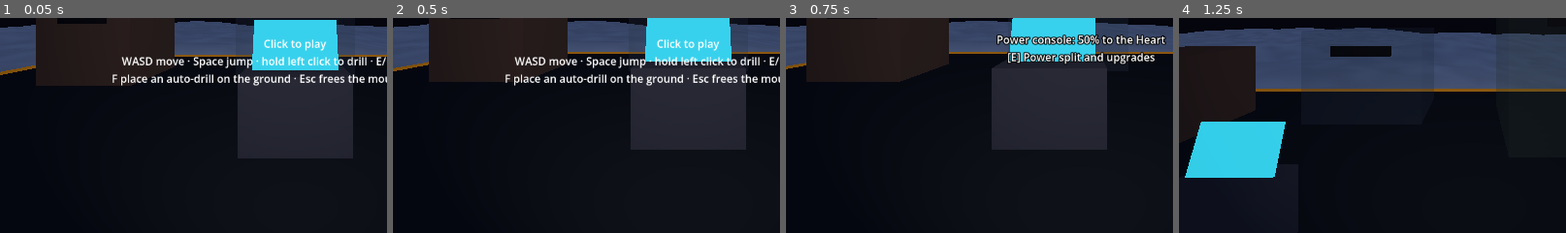
Above: before the commit, frames 1-4 (left to right).
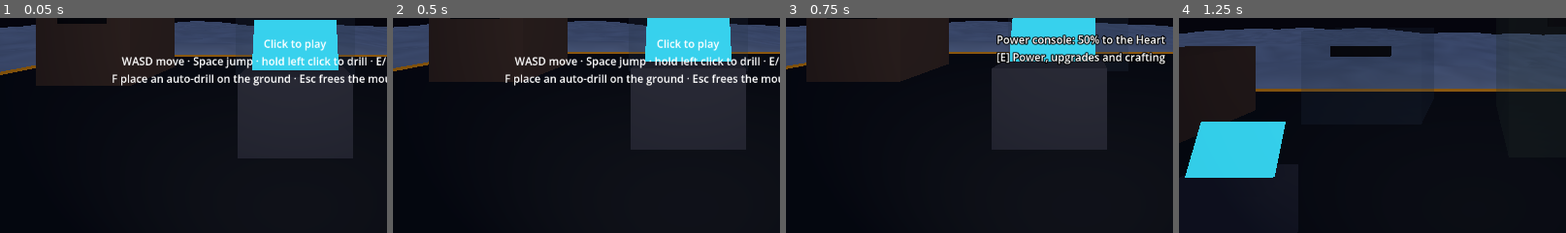
Above: after the commit, the same moments.

Repository: SneakKestrel16/Mininginc
Game: Godot game, scene res://src/main.tscn
The game is run twice, just before and just after one commit, with the same random seed, the same clock (stepped at 60 frames per second) and the same inputs.
Inputs (mouse positions are % of the whole screen's width and height, from its top left):
- Up to frame 1 (0.05 s): no input
- Up to frame 2 (0.5 s): no input
- Up to frame 3 (0.75 s): tap Enter at 0.5 s; move the mouse to (72, 44) at 0.52 s; hold D from 0.53 s (still down); tap E at 0.6 s; click (72, 44) at 0.67 s
- Up to frame 4 (1.25 s): keep holding D; tap Space at 0.77 s
The pictures show only the part of the screen within x 12-62%, y 50-100%; the shares and areas given below are measured in that part.

Frames 1-2 are identical in both runs. In frame 3, 1.5% of the frame differs, in the area x 54-98%, y 15-22%; in frame 4, nothing differs.

Commit message:
feat: story 032 crafting at the power console (heartwake/story-032)
data/recipes.json: iron plate (2 iron), copper wire (1 copper -> 2), glass
(2 quartz), circuit (2 wire, 1 glass, 1 gold). Parts share the mine's
inventory with ore, so saves, costs, the HUD and the dev menu treat them
alike. The console overlay gains a Crafting column with x1 and x5
buttons. Crafting.make_for crafts a whole chain for a cost; the pacing
simulator will use it (story 033).

Diff:
--- /dev/null
+++ b/data/recipes.json
@@ -0,0 +1,8 @@
+{
+	"recipes": [
+		{ "id": "iron_plate", "name": "Iron plate", "inputs": { "iron": 2 }, "output": 1 },
+		{ "id": "wire", "name": "Copper wire", "inputs": { "copper": 1 }, "output": 2 },
+		{ "id": "glass", "name": "Glass", "inputs": { "quartz": 2 }, "output": 1 },
+		{ "id": "circuit", "name": "Circuit", "inputs": { "wire": 2, "glass": 1, "gold": 1 }, "output": 1 }
+	]
+}
--- /dev/null
+++ b/src/economy/crafting.gd
@@ -0,0 +1,65 @@
+## Crafting at the power console (brief: Milestone 8 item 37): recipes turn ore into parts.
+## Parts live in the mine's inventory beside ore, so every cost in the game can name them.
+## Pure logic over that inventory.
+class_name Crafting
+extends RefCounted
+
+## Recipe entries from data/recipes.json: id, name, inputs (item to amount), output.
+var recipes: Array
+
+
+func _init(recipe_list: Array) -> void:
+	recipes = recipe_list
+
+
+## The recipe that makes [param id], or an empty Dictionary.
+func find(id: String) -> Dictionary:
+	for recipe in recipes:
+		if recipe["id"] == id:
+			return recipe
+	return {}
+
+
+## True when [param ores] hold the inputs for [param times] runs of recipe [param id].
+func can_make(id: String, ores: Dictionary, times: int = 1) -> bool:
+	var recipe := find(id)
+	if recipe.is_empty():
+		return false
+	for input in recipe["inputs"]:
+		if ores.get(input, 0) < recipe["inputs"][input] * times:
+			return false
+	return true
+
+
+## Runs recipe [param id] [param times] times from [param mine]'s inventory. Returns false,
+## taking nothing, when the inputs are short.
+func make(id: String, mine: Mine, times: int = 1) -> bool:
+	if not can_make(id, mine.ores, times):
+		return false
+	var recipe := find(id)
+	for input in recipe["inputs"]:
+		mine.take(input, recipe["inputs"][input] * times)
+	mine.ores[id] = mine.ores.get(id, 0) + int(recipe["output"]) * times
+	mine.changed.emit()
+	return true
+
+
+## Crafts whatever parts [param cost] lacks, recipes inside recipes included, if the ore
+## allows. Returns true when [param mine] then covers [param cost]. The pacing simulator
+## uses it to play a player who crafts what the next purchase needs.
+func make_for(cost: Dictionary, mine: Mine) -> bool:
+	for item in cost:
+		var short: int = cost[item] - mine.ores.get(item, 0)
+		var recipe := find(item)
+		if short <= 0 or recipe.is_empty():
+			continue
+		var times := ceili(short / float(recipe["output"]))
+		var inputs := {}
+		for input in recipe["inputs"]:
+			inputs[input] = recipe["inputs"][input] * times
+		if make_for(inputs, mine):
+			make(item, mine, times)
+	for item in cost:
+		if mine.ores.get(item, 0) < cost[item]:
+			return false
+	return true
--- a/src/economy/economy.gd
+++ b/src/economy/economy.gd
@@ -10,6 +10,7 @@
 const CONFIG_PATH := "res://data/economy.json"
 const STAGES_PATH := "res://data/heart_stages.json"
 const UPGRADES_PATH := "res://data/upgrades.json"
+const RECIPES_PATH := "res://data/recipes.json"
 
 ## The mine the drills dig and the furnace's coal comes from.
 @export var mine: Mine
@@ -43,6 +44,9 @@
 
 ## Upgrade levels bought with ore at the power console.
 var upgrades: Upgrades
+
+## Recipes that turn ore into parts at the power console.
+var crafting: Crafting
 
 ## Points earned by launching the Heart off earlier moons; kept across resets by SaveGame.
 var resonance: int = 0
@@ -79,13 +83,19 @@
 			"reactor_waste_per_uranium", "resonance_power_bonus"])
 	var stage_config := _load_json(STAGES_PATH, ["stages"])
 	var upgrade_config := _load_json(UPGRADES_PATH, ["upgrades"])
-	if config.is_empty() or stage_config.is_empty() or upgrade_config.is_empty() or not _valid_stages(stage_config["stages"]):
+	var recipe_config := _load_json(RECIPES_PATH, ["recipes"])
+	if config.is_empty() or stage_config.is_empty() or upgrade_config.is_empty() or recipe_config.is_empty() 			or not _valid_stages(stage_config["stages"]):
 		set_process(false)
 		return
 	_tick_seconds = config["tick_seconds"]
 	split = PowerSplit.new(config["heart_share_default"])
 	heart = Heart.new(stage_config["stages"])
 	upgrades = Upgrades.new(upgrade_config["upgrades"])
+	crafting = Crafting.new(recipe_config["recipes"])
+	# Parts share the inventory with ore, so saves, costs and the HUD treat them alike.
+	for recipe in crafting.recipes:
+		if not mine.ores.has(recipe["id"]):
+			mine.ores[recipe["id"]] = 0
 	furnace = Furnace.new(
 		config["furnace_fuel_capacity"],
 		config["furnace_burn_seconds_per_coal"],
--- a/src/machines/console.gd
+++ b/src/machines/console.gd
@@ -30,7 +30,7 @@
 
 ## What the player sees while looking at the console.
 func prompt() -> String:
-	return "Power console: %.0f%% to the Heart\n[E] Power split and upgrades" % (economy.split.heart_share * 100.0)
+	return "Power console: %.0f%% to the Heart\n[E] Power, upgrades and crafting" % (economy.split.heart_share * 100.0)
 
 
 ## E: open the slider.
--- a/src/main.tscn
+++ b/src/main.tscn
@@ -17,6 +17,7 @@
 [ext_resource type="Script" path="res://src/ui/upgrade_panel.gd" id="19_upgrades"]
 [ext_resource type="Script" path="res://src/ui/ending.gd" id="20_ending"]
 [ext_resource type="Script" path="res://src/dev/live_reload.gd" id="21_reload"]
+[ext_resource type="Script" path="res://src/ui/crafting_panel.gd" id="22_crafting"]
 
 [sub_resource type="Environment" id="Env"]
 background_mode = 1
@@ -148,6 +149,12 @@
 script = ExtResource("19_upgrades")
 economy = NodePath("../../../../../Economy")
 
+[node name="CraftingPanel" type="PanelContainer" parent="Overlay/Center/Columns" node_paths=PackedStringArray("economy")]
+layout_mode = 2
+size_flags_vertical = 4
+script = ExtResource("22_crafting")
+economy = NodePath("../../../../Economy")
+
 [node name="DevMenu" type="CanvasLayer" parent="." node_paths=PackedStringArray("economy", "player", "heart")]
 script = ExtResource("18_dev")
 economy = NodePath("../Economy")
--- /dev/null
+++ b/src/ui/crafting_panel.gd
@@ -0,0 +1,60 @@
+## The crafting panel in the power console's overlay (brief: Milestone 8 item 37): one row
+## per recipe with what it takes and makes, and buttons to craft one or five. Built in code
+## from data/recipes.json, so a new recipe needs no scene edit.
+class_name CraftingPanel
+extends PanelContainer
+
+## The economy whose recipes this panel runs.
+@export var economy: Economy
+
+var _rows: Dictionary = {}
+
+
+func _ready() -> void:
+	custom_minimum_size.x = 420
+	var margin := MarginContainer.new()
+	for side in ["left", "top", "right", "bottom"]:
+		margin.add_theme_constant_override("margin_" + side, 16)
+	add_child(margin)
+	var list := VBoxContainer.new()
+	list.add_theme_constant_override("separation", 10)
+	margin.add_child(list)
+	var title := Label.new()
+	title.text = "Crafting"
+	list.add_child(title)
+	for recipe in economy.crafting.recipes:
+		var row := HBoxContainer.new()
+		row.add_theme_constant_override("separation", 8)
+		list.add_child(row)
+		var info := Label.new()
+		info.size_flags_horizontal = Control.SIZE_EXPAND_FILL
+		row.add_child(info)
+		var buttons := []
+		for times in [1, 5]:
+			var craft := Button.new()
+			craft.text = "x%d" % times
+			craft.custom_minimum_size.x = 48
+			craft.pressed.connect(_craft.bind(recipe["id"], times))
+			row.add_child(craft)
+			buttons.append(craft)
+		_rows[recipe["id"]] = [info, buttons]
+	economy.mine.changed.connect(_refresh)
+	visibility_changed.connect(_refresh)
+	_refresh()
+
+
+func _craft(id: String, times: int) -> void:
+	economy.crafting.make(id, economy.mine, times)
+	_refresh()
+
+
+func _refresh() -> void:
+	var ores := economy.mine.ores
+	for recipe in economy.crafting.recipes:
+		var id: String = recipe["id"]
+		var parts := PackedStringArray()
+		for input in recipe["inputs"]:
+			parts.append("%d %s" % [recipe["inputs"][input], input.replace("_", " ")])
+		_rows[id][0].text = "%s  (have %d)\n%s -> %d" % [recipe["name"], ores.get(id, 0), ", ".join(parts), recipe["output"]]
+		_rows[id][1][0].disabled = not economy.crafting.can_make(id, ores, 1)
+		_rows[id][1][1].disabled = not economy.crafting.can_make(id, ores, 5)
--- /dev/null
+++ b/tests/unit/heartwake/crafting_check.gd
@@ -0,0 +1,48 @@
+## Self-check for crafting until /test-setup installs gdUnit4.
+## Run: <godot> --headless --path . -s res://tests/unit/heartwake/crafting_check.gd
+## Exits 0 when every check passes, 1 on the first failure.
+extends SceneTree
+
+
+func _initialize() -> void:
+	var failures := 0
+	var mine := Mine.new()
+	var economy := Economy.new()
+	economy.mine = mine
+	root.add_child(mine)
+	root.add_child(economy)
+	await process_frame  # _ready runs on the next frame
+	economy.set_process(false)
+	var crafting := economy.crafting
+	var ores := mine.ores
+
+	failures += _check(ores.has("iron_plate") and ores.has("wire") and ores.has("glass") and ores.has("circuit")
+			and ores["circuit"] == 0, "parts sit in the inventory beside ore, starting at zero")
+	failures += _check(not crafting.make("iron_plate", mine) and ores["iron"] == 0, "refused without the ore")
+	ores["iron"] = 5
+	failures += _check(crafting.make("iron_plate", mine) and ores["iron"] == 3 and ores["iron_plate"] == 1,
+			"a plate takes 2 iron")
+	failures += _check(not crafting.can_make("iron_plate", ores, 5) and not crafting.make("iron_plate", mine, 5)
+			and ores["iron"] == 3, "five at once needs all five runs' ore, or takes nothing")
+	ores["copper"] = 1
+	crafting.make("wire", mine)
+	failures += _check(ores["wire"] == 2 and ores["copper"] == 0, "one copper makes two wire")
+
+	# make_for crafts whole chains: a circuit from raw copper, quartz and gold.
+	ores["copper"] = 1
+	ores["wire"] = 0
+	ores["quartz"] = 2
+	ores["gold"] = 1
+	failures += _check(crafting.make_for({ "circuit": 1 }, mine) and ores["circuit"] == 1 and ores["quartz"] == 0
+			and ores["gold"] == 0, "make_for crafts a circuit through wire and glass")
+	failures += _check(not crafting.make_for({ "circuit": 2 }, mine) and ores["circuit"] == 1,
+			"and reports when the ore runs short")
+
+	print("crafting_check: %s" % ("PASS" if failures == 0 else "%d FAILED" % failures))
+	quit(1 if failures else 0)
+
+
+func _check(ok: bool, what: String) -> int:
+	if not ok:
+		printerr("FAIL: " + what)
+	return 0 if ok else 1
Not shown, added: src/dev/live_reload.gd.uid
Not shown, added: src/economy/crafting.gd.uid
Not shown: 1 places in src/main.tscn that only renumber resources
Not shown, added: src/ui/crafting_panel.gd.uid
Not shown, added: tests/unit/heartwake/crafting_check.gd.uid
Not shown, changed: production/epics/heartwake/story-032-crafting.md
